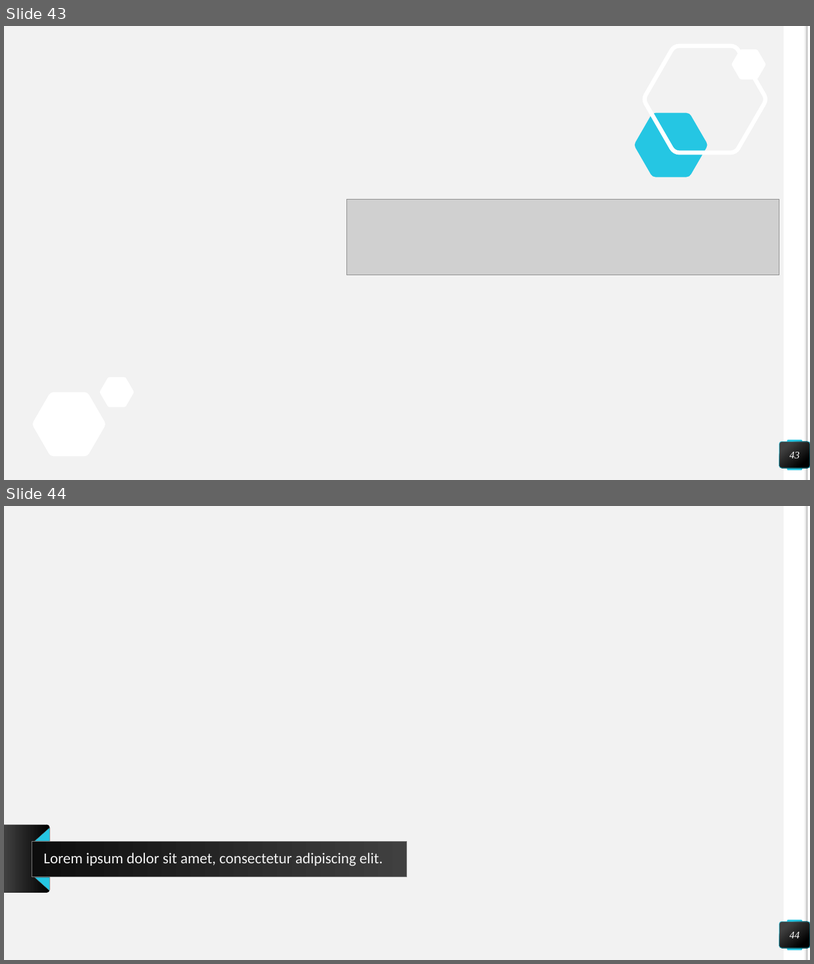
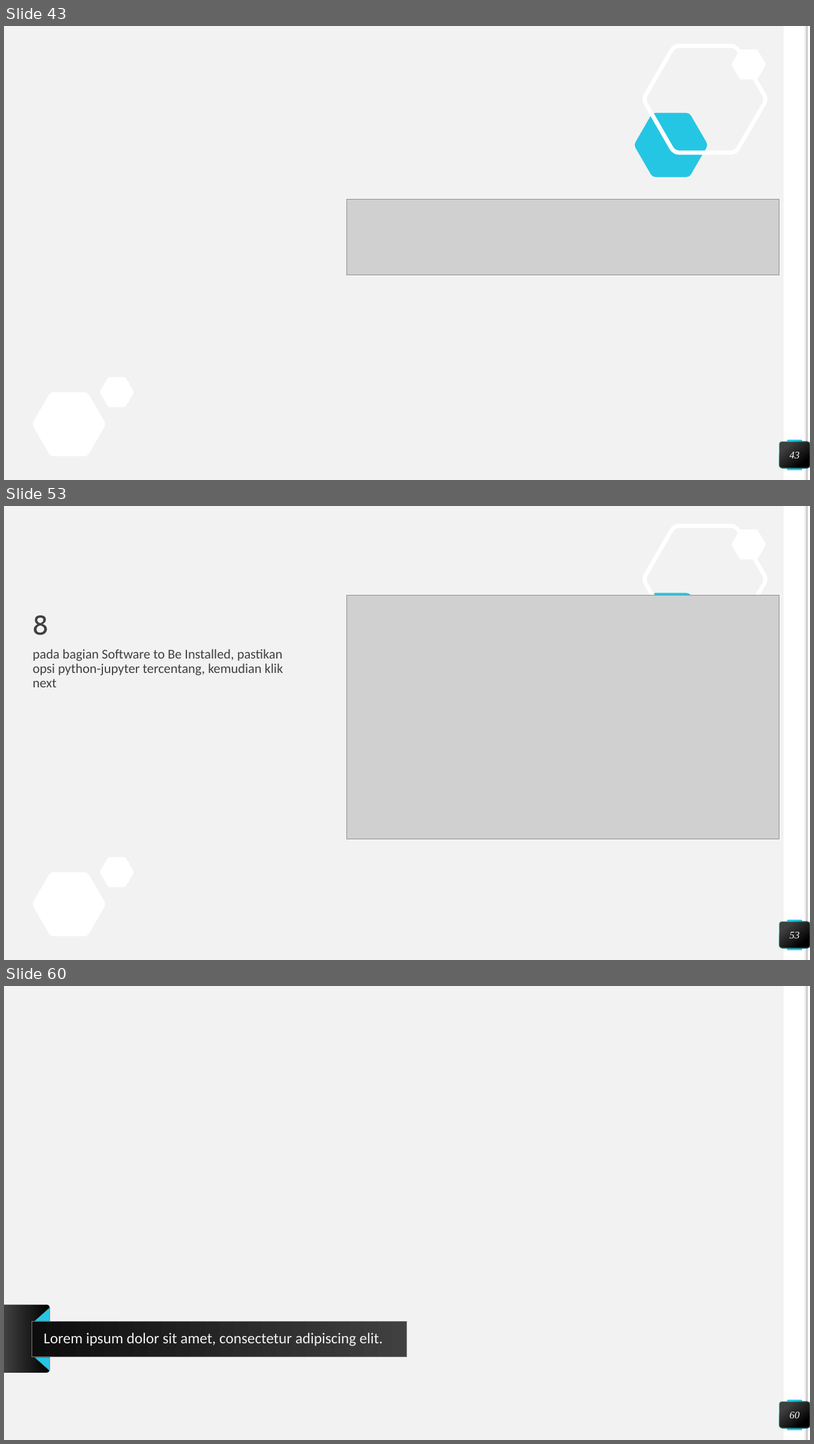
Before and after one commit to muammaradid/Pengantar-Deep-Learning, a slide deck: Tugas 1/54415319_Muammar Adid Prabowo_Tentang Python_4IA17.pptx. Shown one above the other, each under a label of ours: slides 43 and 44 before the commit, slides 43, 53 and 60 after it; the slides between them are not shown. The pictures are 814x964 and 814x1444 pixels, drawn with LibreOffice and Linux fonts; fonts in the diff are those of the drawing; grey boxes stand for pictures; background and template pictures are left out. Boxes give left, top, right and bottom in pixels: in the first picture for what was removed or moved away, otherwise in the second. Text is boxed around its words. In the diff, an @@ line names an element or a change of style, - is before the commit and + after.

```diff
--- a/Tugas 1/54415319_Muammar Adid Prabowo_Tentang Python_4IA17.pptx
+++ b/Tugas 1/54415319_Muammar Adid Prabowo_Tentang Python_4IA17.pptx
@@ slide 53 added at <box>4,506,810,960</box>, background #F2F2F2; not listed: 9 template elements that a slide beside it also shows @@
@@ picture added at <box>347,595,780,839</box> @@
@@ title added at <box>33,615,49,635</box>, 32 pt, text #404040 @@
+8
@@ text added at <box>33,649,284,687</box>, 16 pt, text #404040 @@
+pada bagian Software to Be Installed, pastikan opsi python-jupyter tercentang, kemudian klik next
@@ page number added at <box>780,921,810,948</box>, fill gradient #404040 to #000000, outline #25C6E3 0.5 pt, 12 pt, text #FFFFFF, italic @@
+53
@@ what was slide 44 is now slide 60 @@
@@ page number at <box>790,1411,800,1418</box>: text changed @@
-44
+60
```
Also in this commit, not shown: 15 other slides added.
